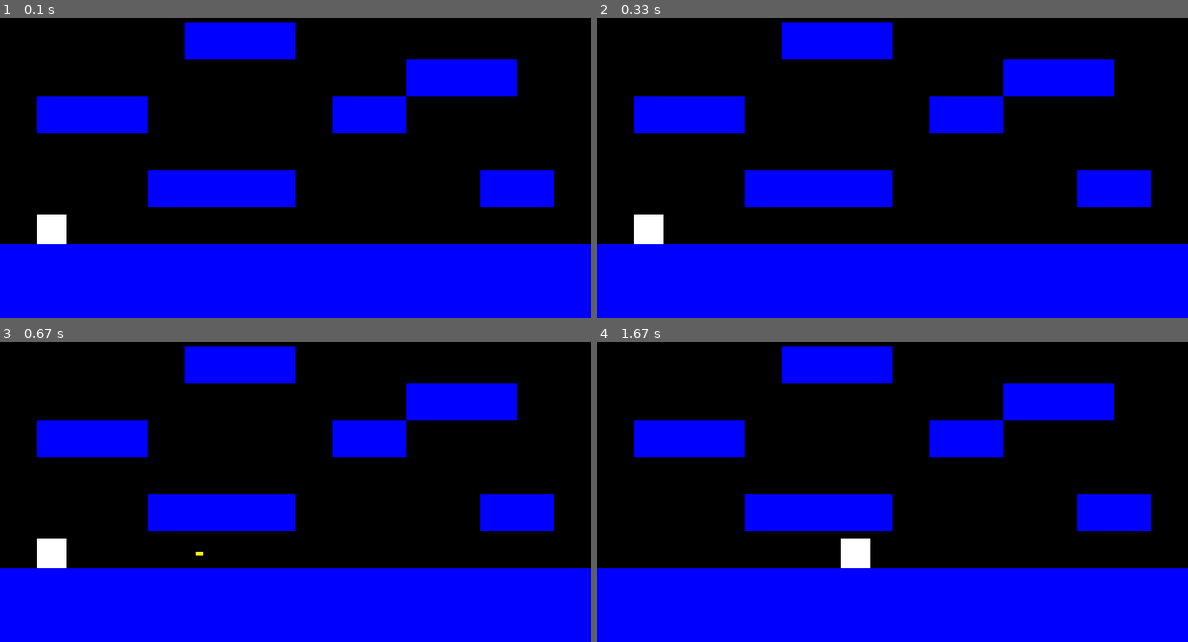
Above: before the commit, frames 1-4 (two rows, left to right).
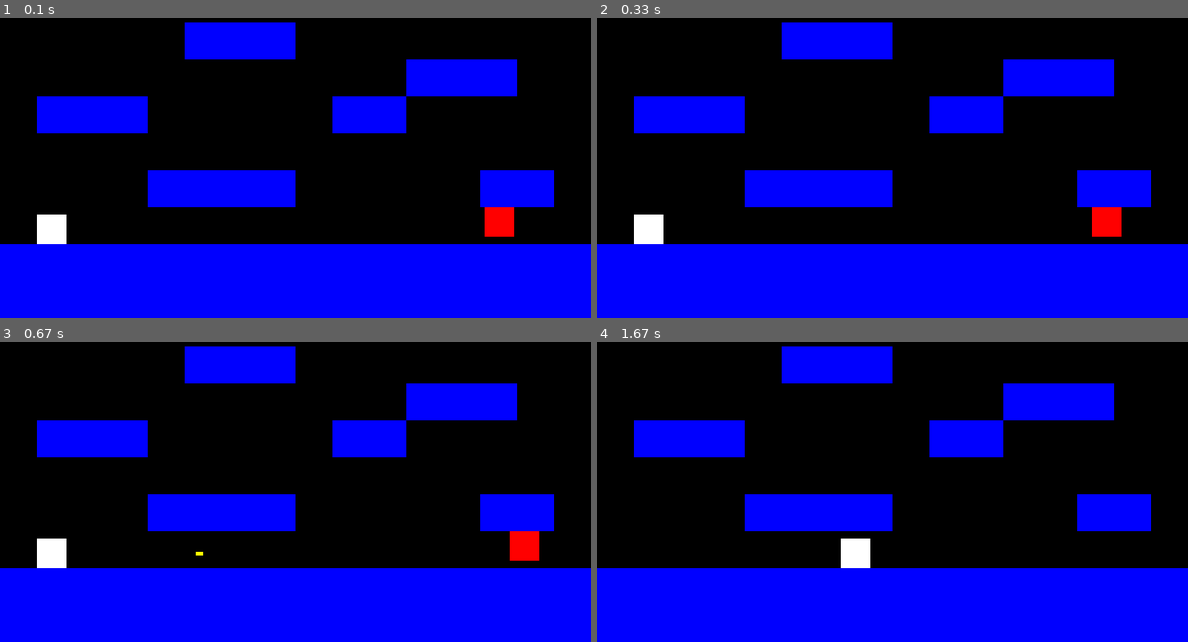
Above: after the commit, the same moments.

Repository: Bazelden/pygame-platformer
Game: pygame game, started from main.py
Same seed, same stepped clock (60 frames per second), same inputs: the game is played once before the commit and once after it.
Inputs:
- Up to frame 1 (0.1 s): no input
- Up to frame 2 (0.33 s): no input
- Up to frame 3 (0.67 s): tap E at 0.33 s
- Up to frame 4 (1.67 s): hold Right 0.67-1.13 s; hold Right 1.17-1.63 s

The runs differ from the first frame. In frame 1, 0.5% of the frame differs, in the area x 82-87%, y 63-73%; in frame 2, 0.5%; in frame 3, 0.5%; in frame 4, nothing differs.

Commit message:
Enemy sprite added and basic movement logic + destruction when shot done. Currently floating above ground and will debug another day.

Diff:
--- a/config.py
+++ b/config.py
@@ -10,13 +10,18 @@
 WHITE = (255, 255, 255)
 BLUE = (0, 0, 255)
 YELLOW = (255, 255, 0)
+RED = (255, 0, 0)
 
 # Game settings
 BULLET_SPEED = 10
+GRAVITY = 0.8
+ENEMY_SPEED = 1
+FPS = 60
 
 # Updated tilemap
 # 0 = empty space
 # 1 = platform
+#2 = enemy
 TILEMAP = [
     [0, 0, 0, 0, 0, 0, 0, 0, 0, 0, 0, 0, 0, 0, 0, 0],
     [0, 0, 0, 0, 0, 0, 0, 0, 0, 0, 0, 0, 0, 0, 0, 0],
@@ -27,7 +32,7 @@
     [0, 1, 1, 1, 0, 0, 0, 0, 0, 1, 1, 0, 0, 0, 0, 0],
     [0, 0, 0, 0, 0, 0, 0, 0, 0, 0, 0, 0, 0, 0, 0, 0],
     [0, 0, 0, 0, 1, 1, 1, 1, 0, 0, 0, 0, 0, 1, 1, 0],
-    [0, 0, 0, 0, 0, 0, 0, 0, 0, 0, 0, 0, 0, 0, 0, 0],
+    [0, 0, 0, 0, 0, 0, 0, 0, 0, 0, 0, 0, 0, 2, 0, 0],
     [1, 1, 1, 1, 1, 1, 1, 1, 1, 1, 1, 1, 1, 1, 1, 1],
     [1, 1, 1, 1, 1, 1, 1, 1, 1, 1, 1, 1, 1, 1, 1, 1],
 ]
--- a/main.py
+++ b/main.py
@@ -1,7 +1,7 @@
 # main.py
 import pygame
-from sprites import Player, Platform, Bullet
-from config import SCREEN_WIDTH, SCREEN_HEIGHT, BLACK, TILEMAP, TILE_SIZE
+from sprites import Player, Platform, Bullet, Enemy
+from config import SCREEN_WIDTH, SCREEN_HEIGHT, BLACK, TILEMAP, TILE_SIZE, FPS
 
 # Initialize Pygame
 pygame.init()
@@ -14,6 +14,7 @@
 all_sprites = pygame.sprite.Group()
 platforms = pygame.sprite.Group()
 bullets = pygame.sprite.Group()
+enemies = pygame.sprite.Group()
 
 # Create platforms based on the tilemap
 for row_index, row in enumerate(TILEMAP):
@@ -22,6 +23,10 @@
             platform = Platform(col_index * TILE_SIZE, row_index * TILE_SIZE)
             all_sprites.add(platform)
             platforms.add(platform)
+        elif tile == 2:  # Assuming '2' represents an enemy in the TILEMAP
+            enemy = Enemy(col_index * TILE_SIZE, row_index * TILE_SIZE)
+            all_sprites.add(enemy)
+            enemies.add(enemy)
 
 # Create the player
 player = Player(50, SCREEN_HEIGHT - 150, SCREEN_WIDTH, SCREEN_HEIGHT)
@@ -45,12 +50,18 @@
 
     # Update
     player.update(platforms)
-    bullets.update(platforms)  # Pass platforms to bullet update method
+    bullets.update(platforms)
+    enemies.update(platforms)
 
     # Remove bullets that have gone off-screen
     for bullet in bullets.copy():
         if bullet.rect.right < 0 or bullet.rect.left > SCREEN_WIDTH:
             bullet.kill()
+
+    for enemy in enemies.copy():
+        if enemy.check_bullet_collision(bullets):
+            # Potential future game logic here like scores, etc.
+            pass
 
     # Draw
     screen.fill(BLACK)
@@ -58,7 +69,7 @@
     pygame.display.flip()
 
     # Control the frame rate
-    clock.tick(60)
+    clock.tick(FPS)
 
 # Quit the game
 pygame.quit()
--- a/sprites.py
+++ b/sprites.py
@@ -1,6 +1,7 @@
 # sprites.py
 import pygame
-from config import WHITE, BLUE, YELLOW, TILE_SIZE, BULLET_SPEED
+import random
+from config import WHITE, BLUE, YELLOW, RED, TILE_SIZE, BULLET_SPEED, ENEMY_SPEED
 
 class Player(pygame.sprite.Sprite):
     def __init__(self, x, y, screen_width, screen_height):
@@ -90,6 +91,7 @@
         self.rect.x = x
         self.rect.y = y
 
+# New class for the bullet sprite
 class Bullet(pygame.sprite.Sprite):
     def __init__(self, x, y, direction):
         super().__init__()
@@ -109,3 +111,45 @@
             if self.rect.colliderect(platform.rect):
                 self.kill()  # Remove the bullet if it hits a platform
                 break
+
+# New class for the eneme sprite
+class Enemy(pygame.sprite.Sprite):
+    def __init__(self, x, y):
+        super().__init__()
+        self.image = pygame.Surface([40, 40])
+        self.image.fill(RED)
+        self.rect = self.image.get_rect()
+        self.rect.x = x
+        self.rect.y = y
+        self.speed = ENEMY_SPEED
+        self.direction = 1  # 1 for right, -1 for left
+        self.velocity_y = 0
+        self.steps = 0
+        self.gravity = 0.8
+        self.max_steps = 4 * TILE_SIZE  # 4 tiles worth of movement
+
+    def apply_gravity(self):
+        self.velocity_y += self.gravity
+
+    def update(self, platforms):
+        self.apply_gravity() # Taken from player logic - not working
+
+        # Horizontal movement
+        self.rect.x += self.speed * self.direction
+        self.steps += abs(self.speed)
+
+        # Screen boundary check
+        self.rect.x = max(0, min(800 - self.rect.width, self.rect.x))
+
+        # Change direction after moving max_steps
+        if self.steps >= self.max_steps:
+            self.direction *= -1
+            self.steps = 0
+
+    def check_bullet_collision(self, bullets):
+        for bullet in bullets:
+            if self.rect.colliderect(bullet.rect):
+                self.kill()
+                bullet.kill()
+                return True
+        return False
